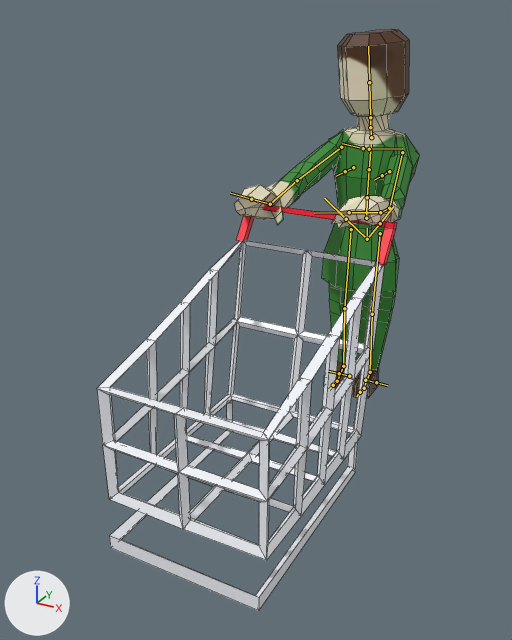
Renders of the FBX model Assets/Resources/Object_3D/PNJ/PNJ.fbx from each side of a commit.
One viewpoint serves both versions: a 50 mm camera at (2.18, -6.06, 3.46) aimed at (-0.22, -1.69, 1.28). Every picture has the same lights, and +X, +Y and +Z are marked at lower left. Both versions are drawn at frame 26 of the action 'metarig|WalkEnd'; the numbers are the values there. The bones that bend it are drawn over the model as lines. Mesh edges are drawn as thin lines.

The first picture shows 'Cube.001', 'caddies'.
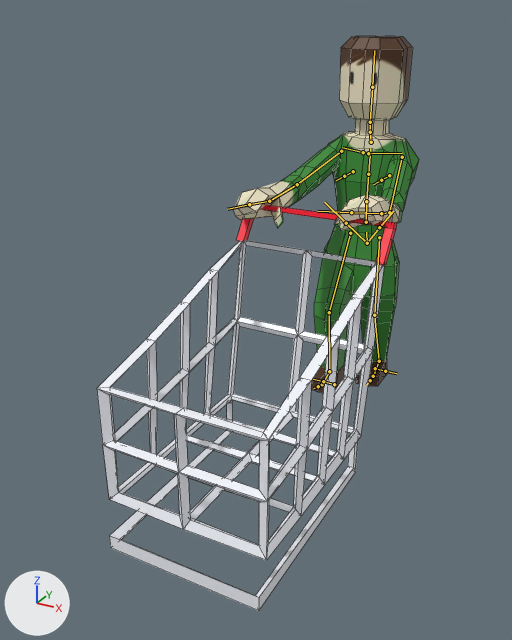
The change, as a diff of the scene's bpy script:
```diff
--- a/Assets/Resources/Object_3D/PNJ/PNJ.fbx.py
+++ b/Assets/Resources/Object_3D/PNJ/PNJ.fbx.py
@@ bone_spine @@
 bone_spine = bpy.data.objects['metarig'].pose.bones['spine']
-bone_spine.location = (0.0, 0.0, 0.0)
+bone_spine.location = (0.0, -3.7, 0.9)
@@ bone_spine_006 @@
 bone_spine_006 = bpy.data.objects['metarig'].pose.bones['spine.006']  # child of 'spine.005'
-bone_spine_006.rotation_quaternion = (0.898, 0.041, -0.437, 0.024)  # degrees (5, -52, 1)
+bone_spine_006.rotation_quaternion = (1.0, 0.0, 0.0, 0.0)  # degrees (0, 0, 0)
@@ bone_forearm_l @@
 bone_forearm_l = bpy.data.objects['metarig'].pose.bones['forearm.L']  # child of 'upper_arm.L'
-bone_forearm_l.rotation_quaternion = (0.818, 0.035, 0.377, 0.433)  # degrees (28, 36, 65)
+bone_forearm_l.rotation_quaternion = (0.792, 0.014, 0.398, 0.463)  # degrees (30, 38, 71)
@@ bone_forearm_r @@
 bone_forearm_r = bpy.data.objects['metarig'].pose.bones['forearm.R']  # child of 'upper_arm.R'
-bone_forearm_r.rotation_quaternion = (0.938, 0.078, -0.319, -0.116)  # degrees (16, -35, -19)
+bone_forearm_r.rotation_quaternion = (0.932, 0.066, -0.303, -0.188)  # degrees (16, -33, -28)
@@ bone_hand_r @@
 bone_hand_r = bpy.data.objects['metarig'].pose.bones['hand.R']  # child of 'forearm.R'
-bone_hand_r.rotation_quaternion = (0.903, -0.304, -0.287, -0.097)  # degrees (-37, -35, 0)
+bone_hand_r.rotation_quaternion = (0.946, -0.191, -0.262, 0.007)  # degrees (-25, -29, 7)
@@ bone_thigh_l @@
 bone_thigh_l = bpy.data.objects['metarig'].pose.bones['thigh.L']  # child of 'spine'
-bone_thigh_l.rotation_quaternion = (1.0, 0.0, 0.0, 0.0)  # degrees (0, 0, 0)
+bone_thigh_l.rotation_quaternion = (0.999, 0.046, 0.0, 0.0)  # degrees (5, 0, 0)
@@ bone_shin_l @@
 bone_shin_l = bpy.data.objects['metarig'].pose.bones['shin.L']  # child of 'thigh.L'
-bone_shin_l.rotation_quaternion = (1.0, 0.0, 0.0, 0.0)  # degrees (0, 0, 0)
+bone_shin_l.rotation_quaternion = (0.995, 0.105, 0.0, 0.0)  # degrees (12, 0, 0)
@@ bone_foot_l @@
 bone_foot_l = bpy.data.objects['metarig'].pose.bones['foot.L']  # child of 'shin.L'
-bone_foot_l.rotation_quaternion = (1.0, 0.0, 0.0, 0.0)  # degrees (0, 0, 0)
+bone_foot_l.rotation_quaternion = (0.991, -0.133, 0.0, 0.0)  # degrees (-15, 0, 0)
@@ bone_thigh_r @@
 bone_thigh_r = bpy.data.objects['metarig'].pose.bones['thigh.R']  # child of 'spine'
-bone_thigh_r.rotation_quaternion = (1.0, 0.0, 0.0, 0.0)  # degrees (0, 0, 0)
+bone_thigh_r.rotation_quaternion = (0.965, -0.264, 0.0, 0.0)  # degrees (-31, 0, 0)
@@ bone_shin_r @@
 bone_shin_r = bpy.data.objects['metarig'].pose.bones['shin.R']  # child of 'thigh.R'
-bone_shin_r.rotation_quaternion = (1.0, 0.0, 0.0, 0.0)  # degrees (0, 0, 0)
+bone_shin_r.rotation_quaternion = (0.96, 0.279, 0.0, 0.0)  # degrees (32, 0, 0)
@@ bone_foot_r @@
 bone_foot_r = bpy.data.objects['metarig'].pose.bones['foot.R']  # child of 'shin.R'
-bone_foot_r.rotation_quaternion = (1.0, 0.0, 0.0, 0.0)  # degrees (0, 0, 0)
+bone_foot_r.rotation_quaternion = (0.99, -0.142, 0.0, 0.0)  # degrees (-16, 0, 0)
```

Boxes (x1, y1, x2, y2) around the edits, measured in the pictures (512 x 640 px):
'Cube.001', posed: before (234, 29, 420, 398); after (233, 36, 419, 393)
bone 'spine', root to tip: before (367, 239) to (367, 228); after (367, 243) to (366, 232)
bone 'spine.006', root to tip: before (370, 117) to (369, 82); after (370, 122) to (372, 87)
bone 'forearm.L', root to tip: before (389, 208) to (380, 212); after (389, 212) to (381, 213)
bone 'forearm.R', root to tip: before (297, 180) to (270, 204); after (297, 184) to (269, 201)
bone 'hand.R', root to tip: before (270, 204) to (251, 199); after (269, 201) to (249, 204)
bone 'thigh.L', root to tip: before (380, 233) to (372, 314); after (379, 237) to (374, 315)
bone 'shin.L', root to tip: before (372, 314) to (370, 372); after (374, 315) to (379, 361)
bone 'foot.L', root to tip: before (370, 372) to (364, 386); after (379, 361) to (374, 374)
bone 'thigh.R', root to tip: before (351, 229) to (344, 308); after (350, 233) to (329, 312)
bone 'shin.R', root to tip: before (344, 308) to (343, 366); after (329, 312) to (329, 371)
bone 'foot.R', root to tip: before (343, 366) to (338, 379); after (329, 371) to (323, 383)
